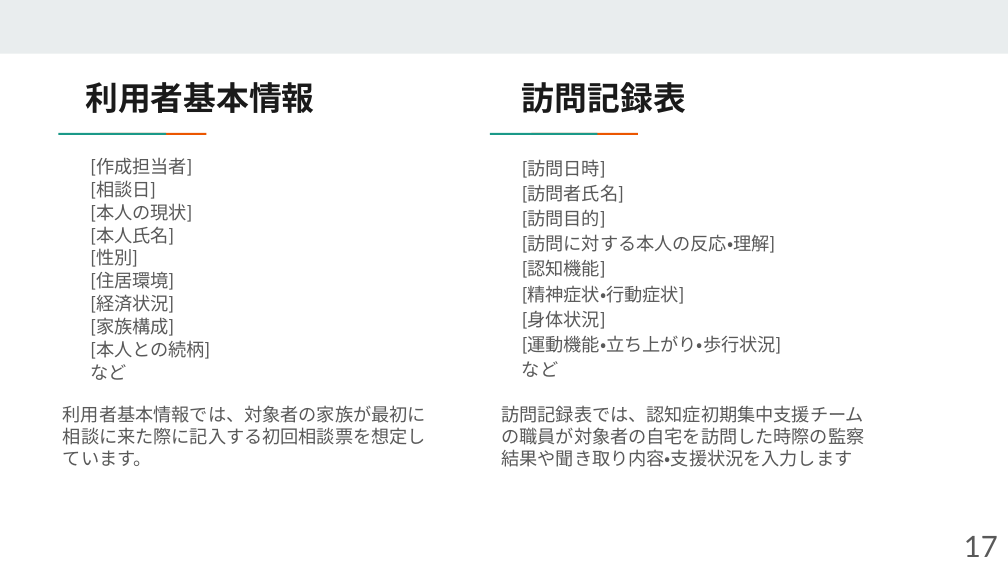
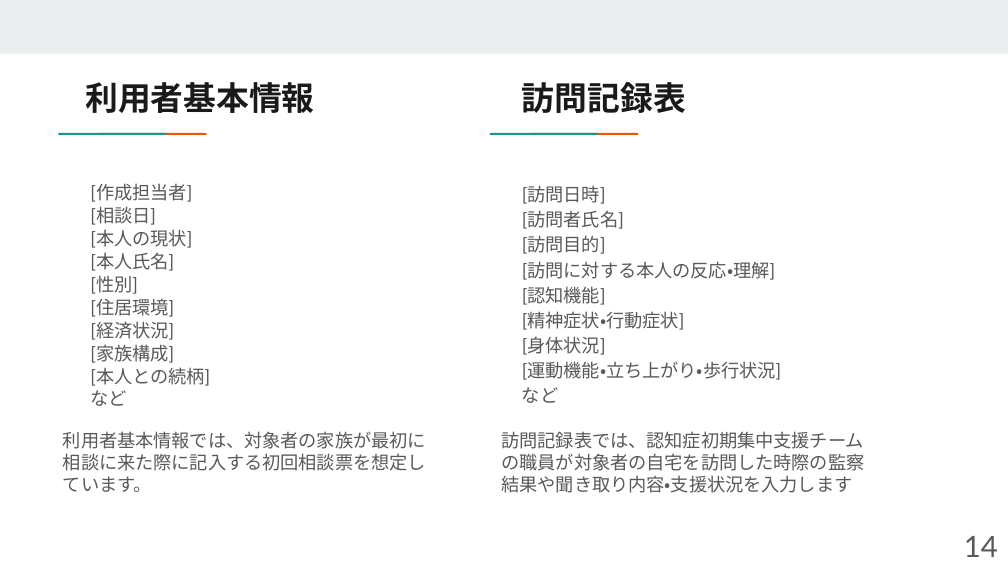
Before and after one commit to UMEZAWADAN/SD-5, a slide deck: slide 14 of SD-5.pptx (slide 17 before the commit). Drawn at 1008x567 pixels with LibreOffice and Linux fonts; fonts in the diff are those of the drawing. Boxes give left, top, right and bottom in pixels: in the first picture for what was removed or moved away, otherwise in the second. Text is boxed around its words. In the diff, an @@ line names an element or a change of style, - is before the commit and + after.

```diff
--- a/SD-5.pptx
+++ b/SD-5.pptx
@@ 4 texts: place and size @@
-4 texts at <box>63,157,864,467</box>
+4 texts at <box>63,184,864,493</box>
@@ page number at <box>964,536,998,557</box>: text changed @@
-17
+14
```
Also in this commit, not shown: 16 other slides changed, 10 slides added, 3 slides removed.
